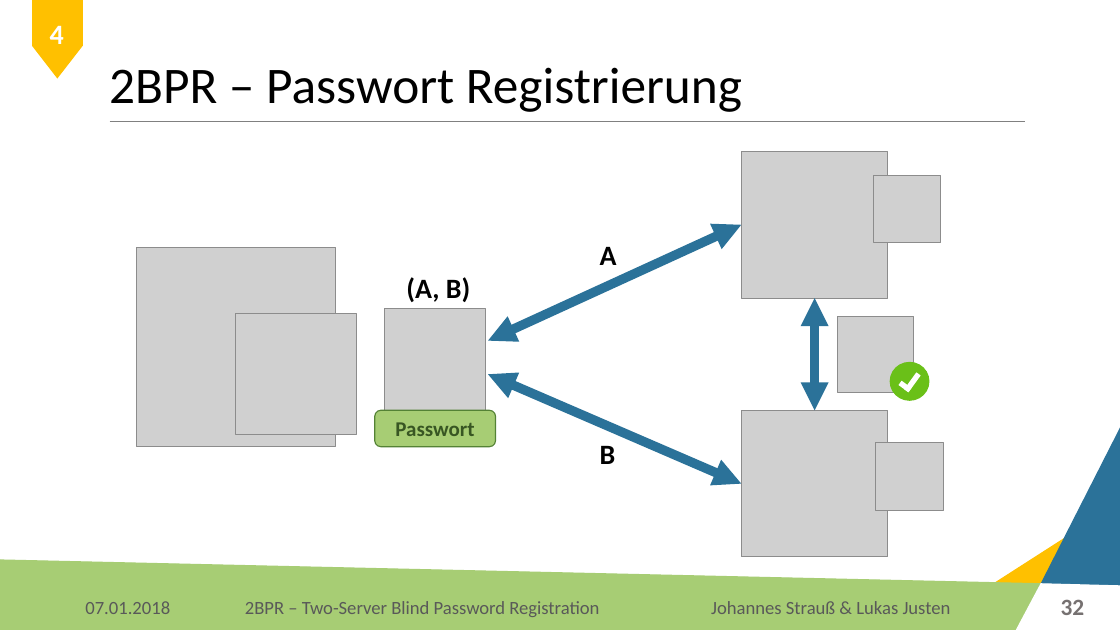
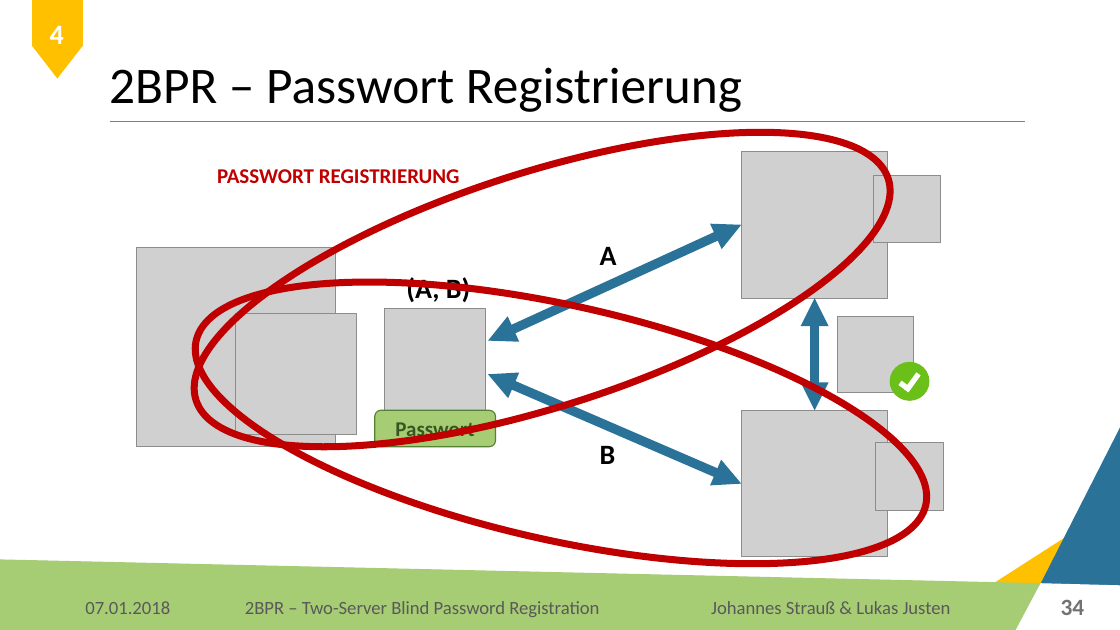
Before and after one commit to Lukas-Justen/IT-Security-2BPR, a slide deck: slide 34 of 2BPR.pptx (slide 32 before the commit). Drawn at 1120x630 pixels with LibreOffice and Linux fonts; fonts in the diff are those of the drawing; grey boxes stand for pictures; background and template pictures are left out. Boxes give left, top, right and bottom in pixels: in the first picture for what was removed or moved away, otherwise in the second. Text is boxed around its words. In the diff, an @@ line names an element or a change of style, - is before the commit and + after.

```diff
--- a/2BPR.pptx
+++ b/2BPR.pptx
@@ ellipse added at (161, 67, 924, 512), outline #C00000 6 pt @@
@@ text added at (217, 169, 460, 183), 18 pt, text #C00000, bold @@
+PASSWORT REGISTRIERUNG
@@ ellipse added at (171, 227, 952, 620), outline #C00000 6 pt @@
@@ page number at (1061, 599, 1085, 615): text changed @@
-32
+34
```
Also in this commit, not shown: 10 other slides changed, 3 slides added, 1 slide removed, 1 other file.
